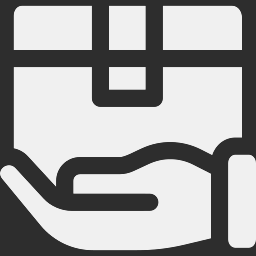
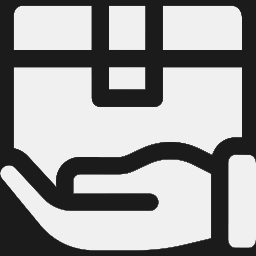
Before/after of a (256, 256) layered artwork. What changed in the layer stack:
added layer "Layer 1" above "L1" over (0, 0, 256, 256)
painted on "L1" over (0, 5, 256, 251)
removed layer "Rectangle 1" over (0, 0, 256, 256)
